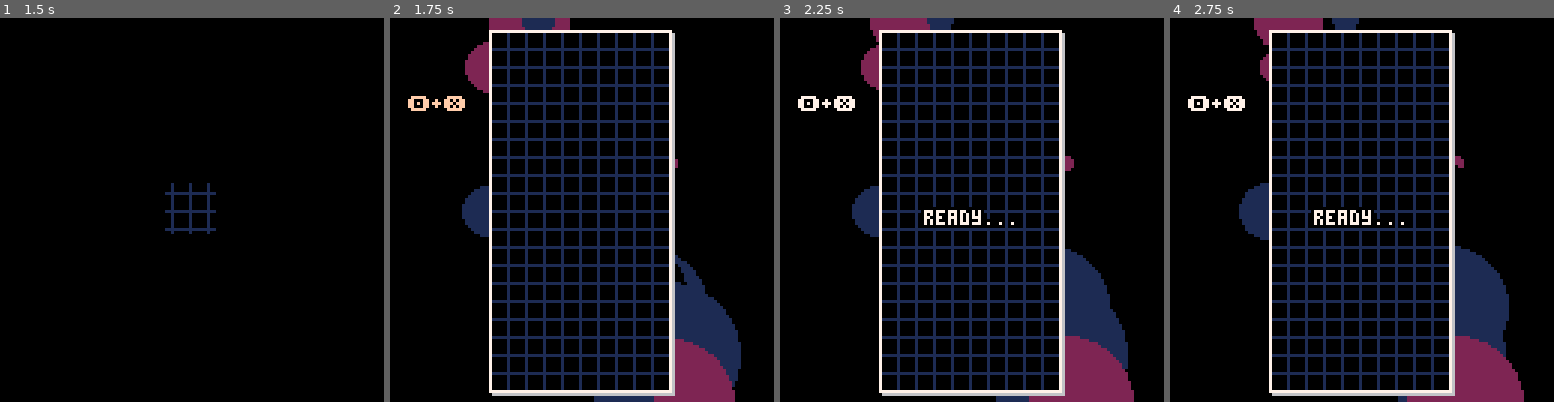
Above: before the commit, frames 1-4 (left to right).
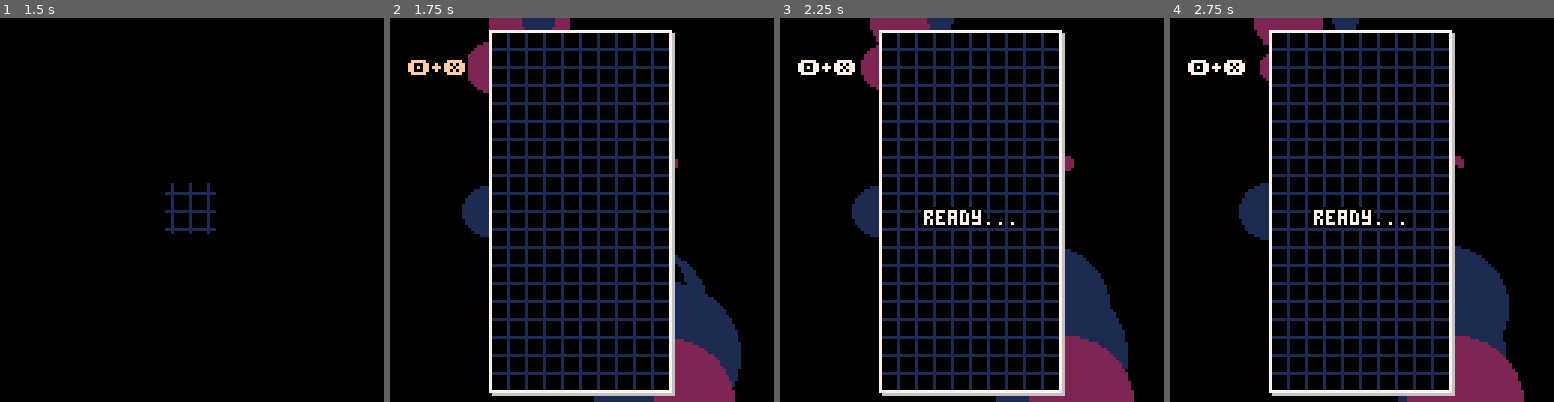
Above: after the commit, the same moments.

Repository: tesselode/tera
Game: PICO-8 cartridge code.p8
Two runs of this game, one before a commit and one after it. Both use one fixed random seed, a clock stepped at 60 frames per second and the inputs below.
Inputs:
- Up to frame 1 (1.5 s): tap X (X key) at 0.33, 1.07 s; tap O (Z key) at 0.7 s
- Up to frame 2 (1.75 s): hold Right from 1.6 s (still down); tap O (Z key) at 1.7 s
- Up to frame 3 (2.25 s): tap X (X key) at 1.85 s; release Right at 2.1 s; tap O (Z key) at 2.1 s; hold Up from 2.15 s (still down)
- Up to frame 4 (2.75 s): release Up at 2.42 s; hold Right from 2.47 s (still down); tap O (Z key) at 2.5 s

Frame 1 is identical in both runs. In frame 2, 0.7% of the frame differs, in the area x 4-21%, y 10-25%; in frame 3, 0.7%; in frame 4, 0.7%.

Commit message:
add a level display to the hud

Diff:
--- a/code.p8
+++ b/code.p8
@@ -496,8 +496,8 @@
 end
 
 function class.level_up_message:draw()
-	sspr(112, 0, 16, 16, 8, 108 + self.arrow_y_offset)
-	printf('level up', 16, 114, time() % 1 > .5 and 7 or 12, 'center', 0)
+	sspr(112, 0, 16, 16, 8, 72 + self.arrow_y_offset)
+	printf('level up', 16, 78, time() % 1 > .5 and 7 or 12, 'center', 0)
 end
 
 -- menu
@@ -1243,7 +1243,7 @@
 end
 
 function state.game:draw_hud()
-	map(0, 0, 0, 0, 16, 16)
+	map(0, 0, 0, -4, 16, 16)
 
 	-- next pieces
 	camera(-67, 128 - 45)
@@ -1254,18 +1254,21 @@
 
 	-- held piece
 	if self.held then
-		camera(29, 128 - 33)
+		camera(29, 128 - 21)
 		self:draw_tetromino(self.held, 1, 0, 1, false, true)
 		camera()
 	else
-		printf('🅾️+❎', 12, 26, time() % 2 > 1 and 15 or 7, 'center', 0)
+		printf('🅾️+❎', 12, 14, time() % 2 > 1 and 15 or 7, 'center', 0)
 	end
 
 	-- score
-	draw_fancy_number(self.score, 27, 56 + self.score_y_offset)
+	draw_fancy_number(self.score, 27, 44 + self.score_y_offset)
+
+	-- level
+	draw_fancy_number(self.level, 27, 76, true)
 
 	-- time
-	draw_fancy_number(number_to_time(self.time), 27, 88, true)
+	draw_fancy_number(number_to_time(self.time), 27, 108, true)
 
 	-- countdown
 	if self.countdown > 0 and self.countdown < 60 then
--- a/tera.p8
+++ b/tera.p8
@@ -1,5 +1,5 @@
 pico-8 cartridge // http://www.pico-8.com
-version 16
+version 18
 __lua__
 -- tERA: mIND oVER mATTER
 -- tesselode
@@ -38,14 +38,14 @@
 6c0000000000000000000000000000c66c0000000000000000000000000000c66c0000000000000000000000000000c600000000000000000000000000000000
 6c0000000000000000000000000000c66c0000000000000000000000000000c66c0000000000000000000000000000c600000000000000000000000000000000
 6c0000000000000000000000000000c66c0000000000000000000000000000c66c0000000000000000000000000000c600000000000000000000000000000000
-70070070070070070000000000000000000000000000000000000000000000000000000000000000000000000000070707770700770000000000000000000000
-07007007700700700111111101111111011111100111111100000000000000000000000000000000000000000066070707070700707066666666660000000000
-007007000070070001777777017777770177777101777777000000000000000000000000000000000000000006cc0777070707007070cccccccccc6000000000
-70070070070070070177777701777777017777770177777700000000000000000000000000000000000000006c0007070777077077700000000000c600000000
-07007070070700700001770001770000017701770177017700000000000000000000000000000000000000006c0000000000000000000000000000c600000000
-00700707707007000001770001770000017701770177017700000000000000000000000000000000000000006c0000000000000000000000000000c600000000
-70077070070770070001770001771100017701770177017700000000000000000000000000000000000000006c0000000000000000000000000000c600000000
-07000707707000700001770001777700017777700177777700000000000000000000000000000000000000006c0000000000000000000000000000c600000000
+70070070070070070000000000000000000000000000000000000700777070707770700000000000000000000000070707770700770000000000000000000000
+07007007700700700111111101111111011111100111111100660700700070707000700666666600000000000066070707070700707066666666660000000000
+00700700007007000177777701777777017777710177777706cc0700770070707700700ccccccc600000000006cc0777070707007070cccccccccc6000000000
+7007007007007007017777770177777701777777017777776c0007707770070077707700000000c6000000006c0007070777077077700000000000c600000000
+0700707007070070000177000177000001770177017701776c0000000000000000000000000000c6000000006c0000000000000000000000000000c600000000
+0070070770700700000177000177000001770177017701776c0000000000000000000000000000c6000000006c0000000000000000000000000000c600000000
+7007707007077007000177000177110001770177017701776c0000000000000000000000000000c6000000006c0000000000000000000000000000c600000000
+0700070770700070000177000177770001777770017777776c0000000000000000000000000000c6000000006c0000000000000000000000000000c600000000
 07000707707000700001770001777700017777710177777700000000000000000000000000000000000000006c0000000000000000000000000000c600000000
 70077070070770070001770001770000017701770177017700000000000000000000000000000000000000006c0000000000000000000000000000c600000000
 00700707707007000001770001770000017701770177017700000000000000000000000000000000000000006c0000000000000000000000000000c600000000
